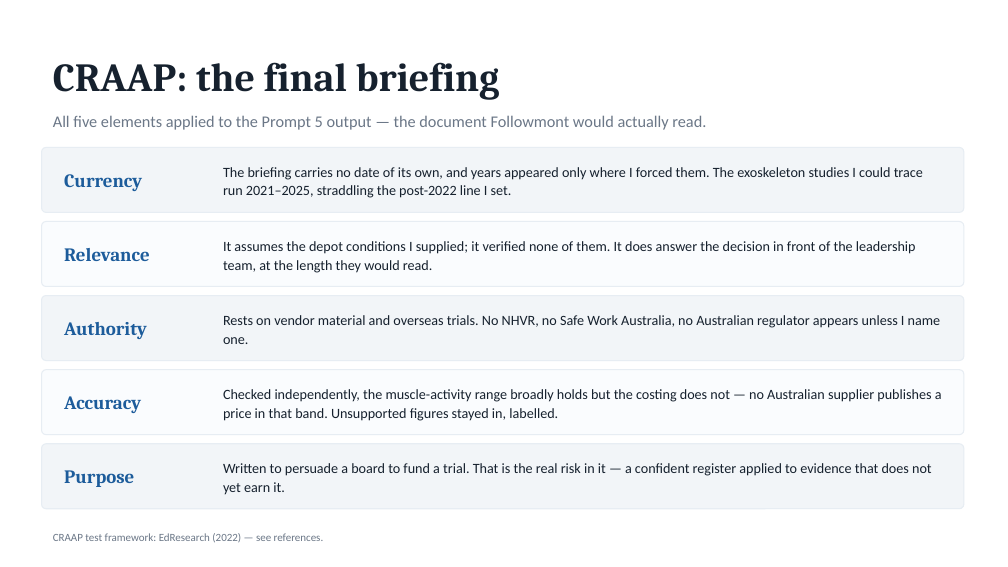
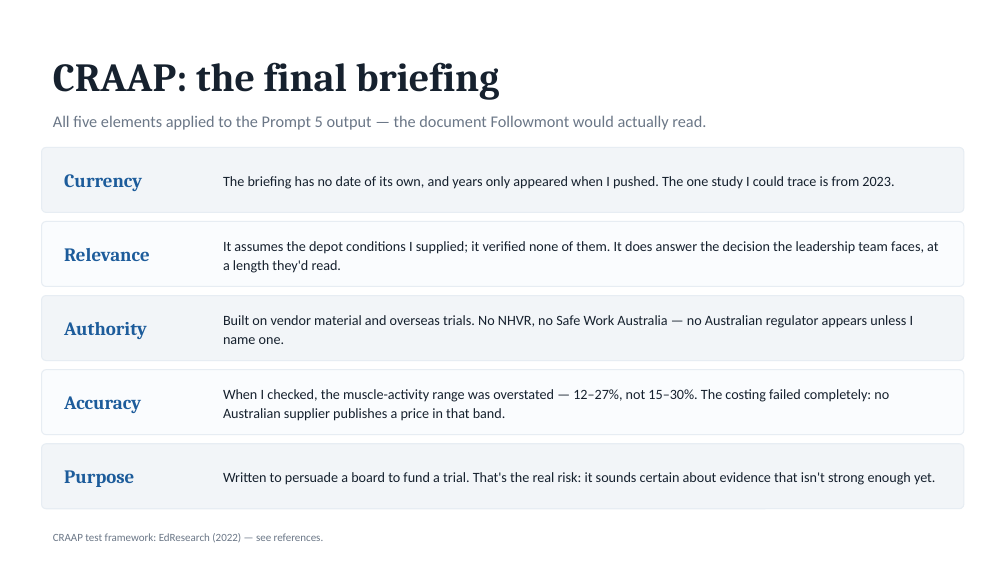
Before and after one commit to danielfrancogomez-wq/My-computer-claude-code, a slide deck: slide 11 of Followmont-Prompt-Chain.pptx. Drawn at 1008x567 pixels with LibreOffice and Linux fonts; fonts in the diff are those of the drawing. Boxes give left, top, right and bottom in pixels: in the first picture for what was removed or moved away, otherwise in the second. Text is boxed around its words. In the diff, an @@ line names an element or a change of style, - is before the commit and + after.

```diff
--- a/Followmont-Prompt-Chain.pptx
+++ b/Followmont-Prompt-Chain.pptx
@@ text at bbox=[223, 176, 894, 189]: text changed @@
-The briefing carries no date of its own, and years appeared only where I forced them. The exoskeleton studies I could trace run 2021–2025, straddling the post-2022 line I set.
+The briefing has no date of its own, and years only appeared when I pushed. The one study I could trace is from 2023.
@@ text at bbox=[223, 241, 938, 273]: text changed @@
-It assumes the depot conditions I supplied; it verified none of them. It does answer the decision in front of the leadership team, at the length they would read.
+It assumes the depot conditions I supplied; it verified none of them. It does answer the decision the leadership team faces, at a length they'd read.
@@ text at bbox=[223, 315, 914, 344]: text changed @@
-Rests on vendor material and overseas trials. No NHVR, no Safe Work Australia, no Australian regulator appears unless I name one.
+Built on vendor material and overseas trials. No NHVR, no Safe Work Australia — no Australian regulator appears unless I name one.
@@ text at bbox=[223, 389, 889, 421]: text changed @@
-Checked independently, the muscle-activity range broadly holds but the costing does not — no Australian supplier publishes a price in that band. Unsupported figures stayed in, labelled.
+When I checked, the muscle-activity range was overstated — 12–27%, not 15–30%. The costing failed completely: no Australian supplier publishes a price in that band.
@@ text at bbox=[223, 472, 935, 485]: text changed @@
-Written to persuade a board to fund a trial. That is the real risk in it — a confident register applied to evidence that does not yet earn it.
+Written to persuade a board to fund a trial. That's the real risk: it sounds certain about evidence that isn't strong enough yet.
```
Also in this commit, not shown: 10 other slides changed, 1 other file.
